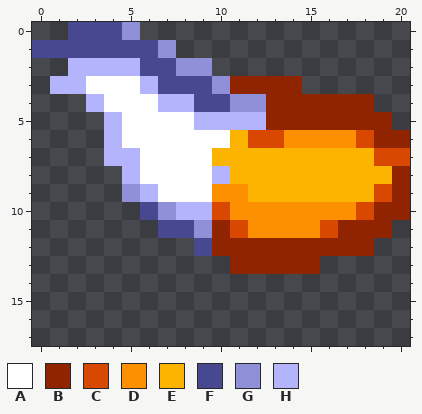
Two versions of one pixel-art sprite, sprites/images/spr_tail_1_2.png. Above is the file before it was changed.
The file is 21x18 pixels.
Palette (. is transparent): A #ffffff  B #902400  C #d84800  D #fc9000  E #fcb400  F #484890  G #9090d8  H #b4b4fc
Pixels before, first column x 0:
 0 ..FFFG...............
 1 FFFFFFFG.............
 2 ..HHHHFFGG...........
 3 .HHAAAHFFFGBBBB......
 4 ...HAAAHHFFGGBBBBBB..
 5 ....HAAAAHHHHBBBBBBB.
 6 ....HAAAAAAECCDDDDCBB
 7 ....HHAAAAEEEEEEEEECC
 8 .....HAAAAHEEEEEEEEEB
 9 .....GHAAADDEEEEEEECB
10 ......FGHHCDDDDDDDCBB
11 .......FFGBCDDDDCBBB.
12 .........FBBBBBBBBB..
13 ...........BBBBB.....
The result:
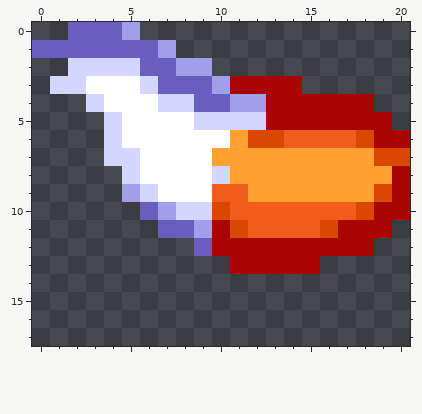
Changes in this commit:
colour B: #902400 -> #aa0505
colour D: #fc9000 -> #ee5d1c
colour E: #fcb400 -> #ffa031
colour F: #484890 -> #6a5dc0
colour G: #9090d8 -> #9f9fea
colour H: #b4b4fc -> #d3d6ff
Where, in picture pixels (left, top, right, bottom), the same in both pictures:
changed: (32, 22, 410, 274)
